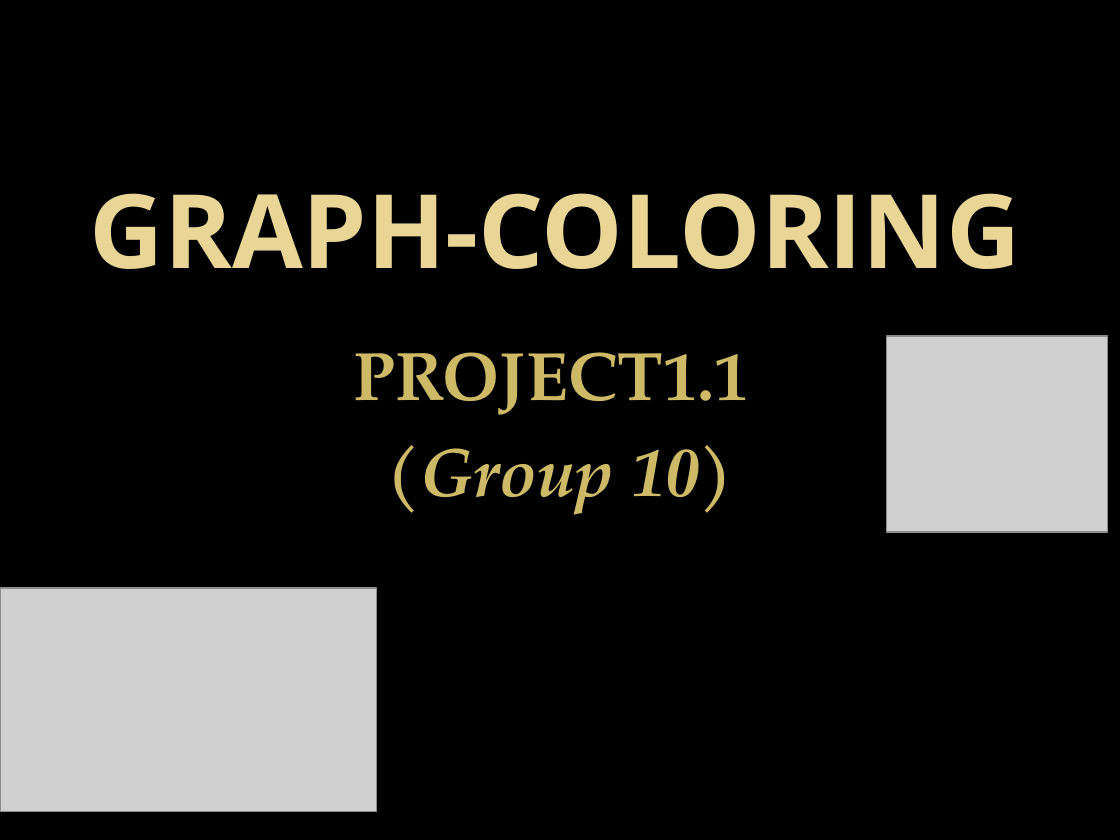
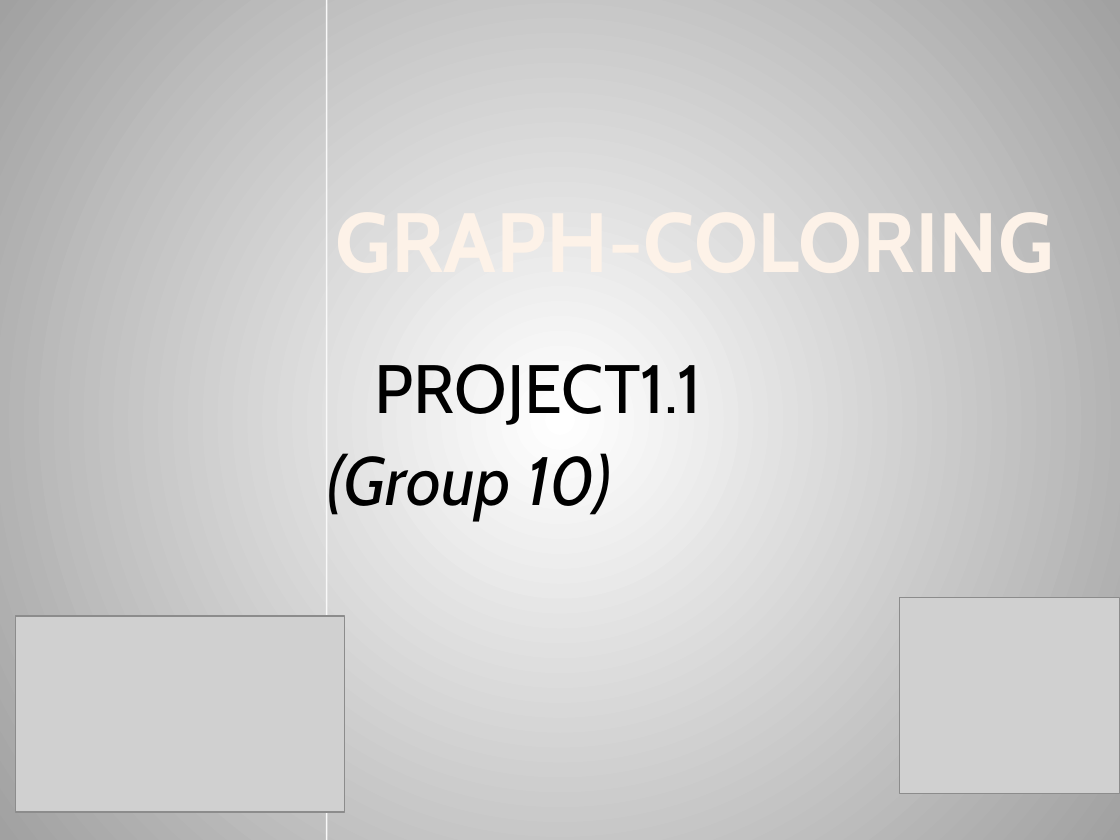
Before and after one commit to diagnoza/develop-, a slide deck: slide 1 of Project1-1/Phase3/Presentation-Phase3.pptx. Drawn at 1120x840 pixels with LibreOffice and Linux fonts; fonts in the diff are those of the drawing; grey boxes stand for pictures; background and template pictures are left out. Boxes give left, top, right and bottom in pixels: in the first picture for what was removed or moved away, otherwise in the second. Text is boxed around its words. In the diff, an @@ line names an element or a change of style, - is before the commit and + after.

```diff
--- a/Project1-1/Phase3/Presentation-Phase3.pptx
+++ b/Project1-1/Phase3/Presentation-Phase3.pptx
@@ background picture (left out) to gradient #FFFFFF to #A2A2A2 @@
@@ title "GRAPH-COLORING" at (335,201,1054,253): size 66 to 54 pt, font Open Sans to Cabin, text colour gradient #EAD696 to #E7D081 to gradient #FEF7F1 to #FEF3E8 to #FBCF9C to #F9B94C, letter outline none to #5E1A50 0.04 pt; alignment centre to right @@
@@ line added from (327, 840) to (327, 0), #F9F9F9 0.9 pt @@
@@ subtitle "PROJECT1.1": place and size @@
-subtitle "PROJECT1.1" at (354,352,749,515)
+subtitle "PROJECT1.1" at (328,364,702,520)
@@ subtitle "PROJECT1.1" at (328,364,702,520): font TeX Gyre Pagella to Cabin, text colour #CEB966 to #000000, bold off; less space between paragraphs; alignment centre to left @@
@@ picture: place and size @@
-picture at (887,336,1108,532)
+picture at (899,597,1120,793)
@@ picture: place and size @@
-picture at (0,588,376,812)
+picture at (16,616,345,812)
```
Also in this commit, not shown: 6 other slides changed, 9 slides added, 3 slides removed.
